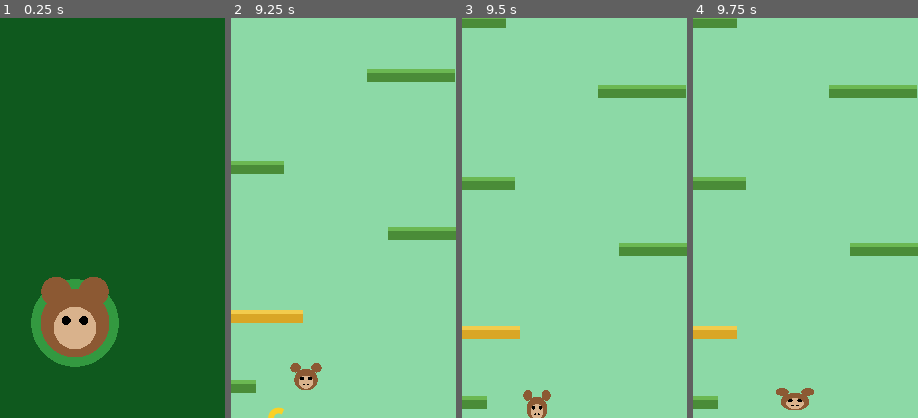
Above: before the commit, frames 1-4 (left to right).
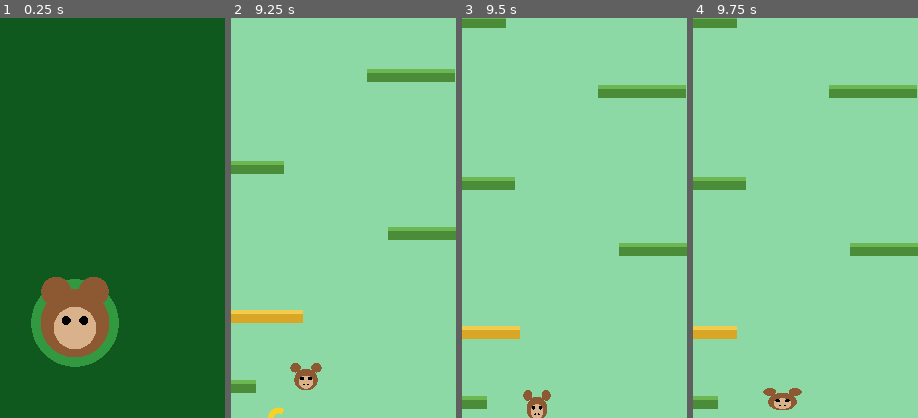
Above: after the commit, the same moments.

Repository: yeoshuag/jungle-bounce-monkey-advanture
Game: Godot game, scene res://scenes/Splash.tscn
The game is run twice, just before and just after one commit, with the same random seed, the same clock (stepped at 60 frames per second) and the same inputs.
Inputs (mouse positions are % of the whole screen's width and height, from its top left):
- Up to frame 1 (0.25 s): no input
- Up to frame 2 (9.25 s): tap Enter at 0.5 s; move the mouse to (72, 45) at 0.52 s; click (72, 45) at 0.67 s; tap Space at 1.25 s; drag from (30, 55) to (45, 70) at 1.27 s; click "PLAY" at 2 s; click "II" at 2.75 s; click "RESUME" at 3.5 s; click "II" at 4.25 s; click "RESUME" at 5 s; click "RETRY" at 5.75 s; click "II" at 6.5 s; click "RESUME" at 7.25 s; move the mouse to (60, 28) at 8.02 s; click (60, 28) at 8.17 s; click "RETRY" at 8.75 s
- Up to frame 3 (9.5 s): no input
- Up to frame 4 (9.75 s): drag from (45, 70) to (78, 31) at 9.52 s
The pictures show only the part of the screen within x 33-83%, y 2-52%; the shares and areas given below are measured in that part.

Frames 1-3 are identical in both runs. In frame 4, 0.8% of the frame differs, in the area x 31-54%, y 92-98%.

Commit message:
Cap horizontal drag speed instead of snapping instantly to touch
Player.x jumped straight to the touch/drag x every frame, which reads
as one big discrete "step" per input rather than smooth travel. Now it
slides toward the target at a bounded speed (move_speed, exported for
future tuning/upgrades) via move_toward(), giving many small steps
instead of one large one.

Diff:
--- a/scenes/player/Player.gd
+++ b/scenes/player/Player.gd
@@ -10,6 +10,7 @@
 const HALF_WIDTH := 24.0
 
 @export var jump_power_multiplier: float = 1.0
+@export var move_speed: float = 700.0
 
 var velocity_y: float = 0.0
 var target_x: float = 0.0
@@ -36,7 +37,7 @@
 		return
 	velocity_y = min(velocity_y + GRAVITY * delta, MAX_FALL_SPEED)
 	if is_dragging:
-		position.x = target_x
+		position.x = move_toward(position.x, target_x, move_speed * delta)
 	position.x = clamp(position.x, HALF_WIDTH, screen_width - HALF_WIDTH)
 	position.y += velocity_y * delta
 	sprite.squash = clamp(1.0 + velocity_y / 3000.0, 0.75, 1.25)
